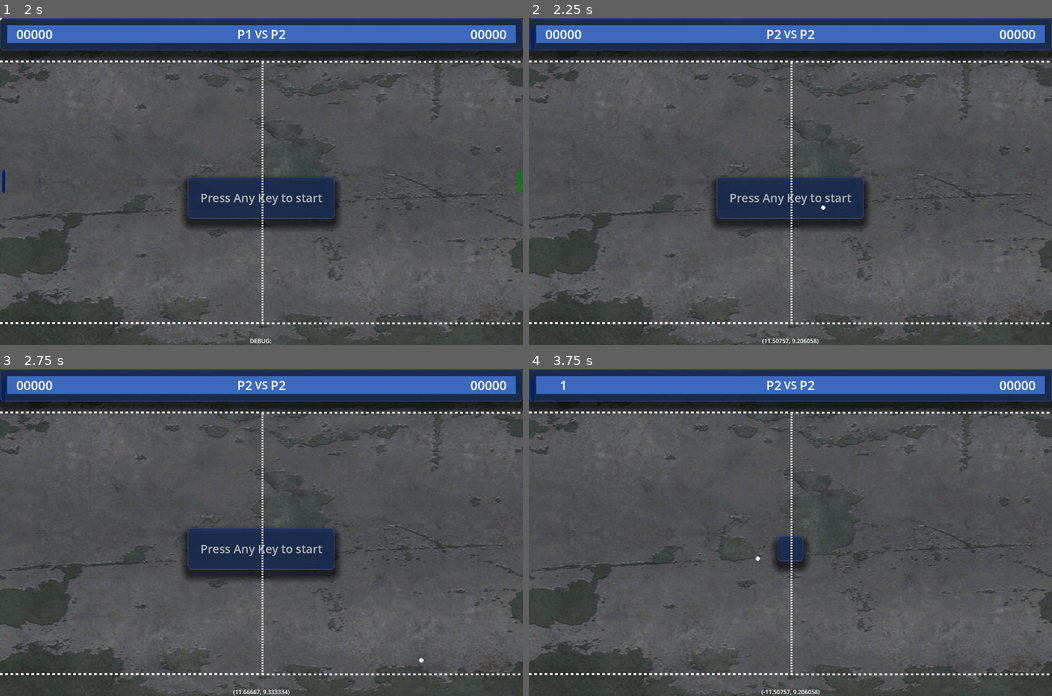
Above: before the commit, frames 1-4 (two rows, left to right).
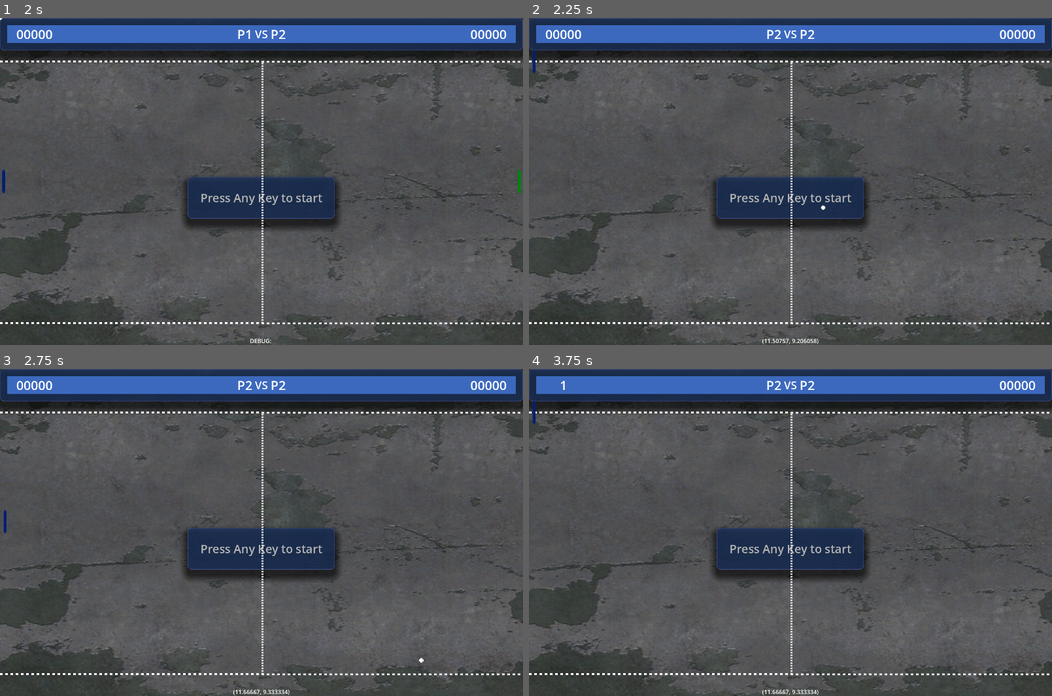
Above: after the commit, the same moments.

Repository: Fox-Alpha/Pong_Godot_4_Multiplayer
Game: Godot game, scene res://scenes/game/main_menu/MainMenu.tscn
Same seed, same stepped clock (60 frames per second), same inputs: the game is played once before the commit and once after it.
Inputs (mouse positions are in pixels of both pictures, inside the frame that each line leads up to):
- Up to frame 1 (2 s): click "New Game" at 0.5 s; click "Local Hotseat" at 1.25 s
- Up to frame 2 (2.25 s): tap Enter at 2 s; move the mouse to (905, 165) at 2.02 s; hold W (p1_up) from 2.03 s (still down); hold Down (p2_down) from 2.03 s (still down); click (905, 165) at 2.17 s
- Up to frame 3 (2.75 s): keep holding W (p1_up); keep holding Down (p2_down)
- Up to frame 4 (3.75 s): tap Enter at 2.75, 3.5 s; move the mouse to (685, 548) at 2.77 s; release W (p1_up) at 2.78 s; release Down (p2_down) at 2.78 s; hold S (p1_down) 2.78-3.53 s; tap Up (p2_up) at 2.85 s; click (685, 548) at 2.92 s; move the mouse to (842, 460) at 3.52 s; hold W (p1_up) from 3.53 s (still down); hold Down (p2_down) from 3.53 s (still down); click (842, 460) at 3.67 s

Frame 1 is identical in both runs. In frame 2, less than 0.1% of the frame differs, in the area x 0-2%, y 3-17%; in frame 3, less than 0.1%; in frame 4, 4.5%, in the area x 0-65%, y 3-100%.
Error after the commit: Invalid access to property or key 'shape' on a base object of type 'null instance'. (res://scripts/pong.gd:71)

Commit message:
Fix: Getting top and bottom Border Node

Diff:
--- a/scripts/pong.gd
+++ b/scripts/pong.gd
@@ -1,7 +1,7 @@
 extends Node2D
 
-@onready var top = $Border/TopBorder/BorderCollision
-@onready var bottom = $Border/BottomBorder/BorderCollision
+@onready var top = %Borders/TopBorder/BorderCollision
+@onready var bottom = %Borders/BottomBorder/BorderCollision
 @export var DebugBoundarys : bool = false :
 	set(value):
 		DebugBoundarys = value
@@ -70,15 +70,15 @@
 	#region Top Border an Screensize anpassen
 	top.shape.size.x = screensize.size.x
 	top.shape.size.y = 20
-	$Border/TopBorder.position.x = screensize.get_center().x
-	$Border/TopBorder.position.y = 100
+	%Borders/TopBorder.position.x = screensize.get_center().x
+	%Borders/TopBorder.position.y = 100
 	#endregion
 
 	#region Bottom Border an Screensize anpassen
 	bottom.shape.size.x = screensize.size.x
 	bottom.shape.size.y = 20
-	$Border/BottomBorder.position.x = screensize.get_center().x
-	$Border/BottomBorder.position.y = screensize.size.y-40
+	%Borders/BottomBorder.position.x = screensize.get_center().x
+	%Borders/BottomBorder.position.y = screensize.size.y-40
 	#endregion
 
 
@@ -97,11 +97,11 @@
 
 
 func HandleGameState():
-	if(!Game.hasGamestartet or Game.waitForNextRound):
+	if(!Game.hasGamestartet): # or Game.waitForNextRound):
 		if(!Game.hasGamestartet):
 			Game.hasGamestartet = true
 			Game.emit_signal("New_Game_Started")
-		if(Game.waitForNextRound):
+		if(Game.hasGamestartet  and Game.waitForNextRound):
 			Game.waitForNextRound = false
 			Game.emit_signal("Next_Round_Started")
 
